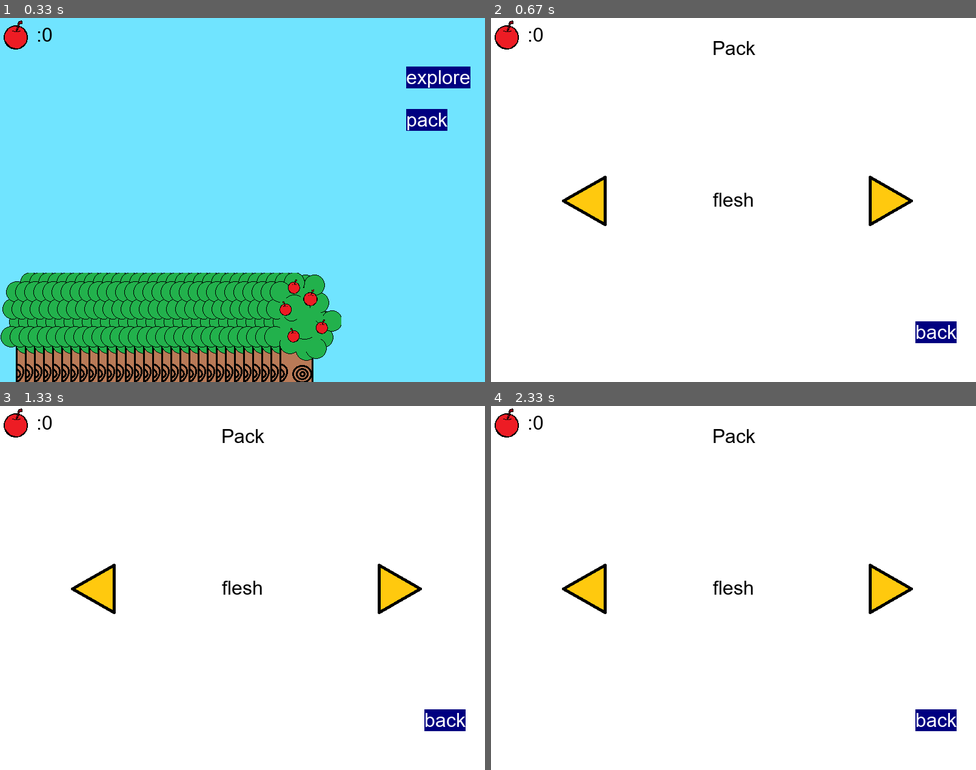
Above: before the commit, frames 1-4 (two rows, left to right).
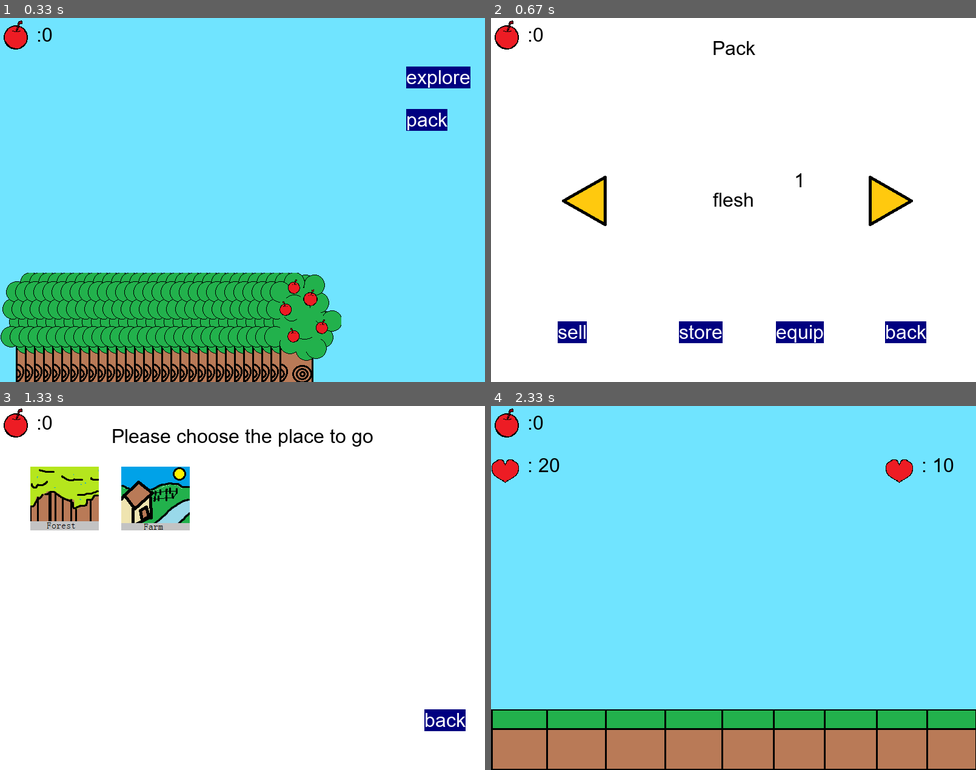
Above: after the commit, the same moments.

Repository: Cynthia7979/Small-Games
Game: pygame game, started from AppleApple!/AppleApple！.py
The game is run twice, just before and just after one commit, with the same random seed, the same clock (stepped at 60 frames per second) and the same inputs. The source is Python 2; it was converted automatically to run under Python 3.
Inputs (mouse positions are in pixels of both pictures, inside the frame that each line leads up to):
- Up to frame 1 (0.33 s): no input
- Up to frame 2 (0.67 s): click "pack" at 0.4 s
- Up to frame 3 (1.33 s): click (421, 715) at 0.73 s; click (436, 464) at 1.07 s, where only the run after the commit has a clickable "explore"
- Up to frame 4 (2.33 s): press the mouse at (912, 715) at 1.37 s; move the mouse to (728, 609) at 1.47 s; release the mouse at (549, 507) at 1.6 s

Frame 1 is identical in both runs. In frame 2, 2.0% of the frame differs, in the area x 13-96%, y 42-90%; in frame 3, 7.3%; in frame 4, 100%, in the area x 0-100%, y 0-100%.

Commit message:
updated AppleApple, updated pack system

Diff:
--- a/AppleApple!/AppleApple！.py
+++ b/AppleApple!/AppleApple！.py
@@ -11,7 +11,7 @@
 SKYBLUE = (112,228,255)
 BLACK = (0,0,0)
 CLOCK = pygame.time.Clock()
-FPS = 30
+FPS = 20
 
 class Item(object):
     def __init__(self, itemName, isMaterial, isFood, isWeapon, isCraftable, cost, recipe=()):
@@ -94,7 +94,7 @@
 better_wooden_sword = Weapon('better wooden sword', 10, 10, (wooden_sword, wooden_sword))  # and so on...
 
 # places
-placeToMobs = {'forest': (tree, tree, tree, tree, tree), 'farm': (cow, chicken, chicken, sheep)}
+placeToMobs = {'forest': (tree, tree, tree, tree, tree), 'farm': (tree, stone, tree, stone)}
 
 
 def main():
@@ -185,7 +185,7 @@
                     #currentScreen = 'main'
         elif currentScreen == 'pack': # pack viewing and managing screen
             do, back = packScreen(DISPLAYSURF,font,pack,currentItem) # to switch item or not and go back or not
-            if currentItem < len(pack)-1 and currentItem > -len(pack): # not out of range
+            if currentItem < len(pack)-1 and currentItem > -1 * (len(pack)): # not out of range
                 currentItem += do
             else:
                 currentItem = 0 # start over
@@ -226,24 +226,25 @@
             DISPLAYSURF.blit(mobBloodTextSurf,mobBloodTextRect)
             tipText = 'fighting with ' + mob.name
             mobBlood -= weaponInUse.harm
+            pygame.time.wait(500)
             playerBlood -= mob.damage
-            if playerBlood <= 0:
+            if playerBlood <= 0: # defeated
                 currentScreen = 'main'
-                playerBlood = 20
-            if mobBlood <= 0:
+                playerBlood = 0
+            if mobBlood <= 0: # this mob defeated
                 for trophie in mob.trophie:
-                    if mob.trophie in pack.keys():
-                        pack[mob.trophie] += 1
+                    if trophie in pack.keys():
+                        pack[trophie] += 1
                     else:
-                        pack[mob.trophie] = 1
+                        pack[trophie] = 1
                 del mobs[0]
-                for mob in mobs:
-                    print mob.name
-            if mobs == []:
+                #for mob in mobs:
+                    #print mob.name
+            if mobs == []: # victory
                 currentScreen = 'main'
-                playerBlood = startBlood
-            # TODO: fighting with mob and get things system
-
+            # FIXME: The blood of the mob will go under zero,
+            # FIXME: and the blood of mob won't reset, it will be negative if next fight started
+            # FIXME: The mob won't change?
 
         # draw apple bar
         DISPLAYSURF.blit(appleImg, (0, 0))
@@ -266,11 +267,13 @@
     back = False # go back to home page?
 
     DISPLAYSURF.fill(WHITE)
+
     # draw 'Pack' title
     titleSurf = font.render('Pack',True,BLACK)
     titleRect = titleSurf.get_rect()
     titleRect.center = (400,50)
     DISPLAYSURF.blit(titleSurf,titleRect)
+
     # draw arrows
     leftArrow = pygame.image.load('./left.png')
     leftRect = leftArrow.get_rect()
@@ -280,12 +283,33 @@
     rightRect.topleft = (600,250)
     DISPLAYSURF.blit(leftArrow,(100,250))
     DISPLAYSURF.blit(rightArrow,(600,250))
+
     # draw back button
-    backTextSurf = font.render('back', True, WHITE, NAVYBLUE)
-    backTextRect = backTextSurf.get_rect()
-    backButtonRect = pygame.Rect(700, 500, backTextRect.width, backTextRect.height)
-    backTextRect.topleft = (700, 500)
-    DISPLAYSURF.blit(backTextSurf, backTextRect)
+    #backTextSurf = font.render('back', True, WHITE, NAVYBLUE)
+    #backTextRect = backTextSurf.get_rect()
+    #backButtonRect = pygame.Rect(700, 500, backTextRect.width, backTextRect.height)
+    #backTextRect.topleft = (700, 500)
+    #DISPLAYSURF.blit(backTextSurf, backTextRect)\
+    backButtonRect = placeButton(DISPLAYSURF, font, 'back', 650, 500)
+
+    # draw sell button
+    #sellTextSurf = font.render('sell', True, WHITE, NAVYBLUE)
+    #sellTextRect = sellTextSurf.get_rect()
+    #sellButtonRect = pygame.Rect(420, 500, sellTextRect.width, sellTextRect.height)
+    #sellTextRect.topleft = (420, 500)
+    #DISPLAYSURF.blit(sellTextSurf, sellTextRect)
+    sellButtonRect = placeButton(DISPLAYSURF, font, 'sell', 110, 500)
+
+    # draw store button
+    #sellTextSurf = font.render('back', True, WHITE, NAVYBLUE)
+    #sellTextRect = sellTextSurf.get_rect()
+    #sellButtonRect = pygame.Rect(420, 500, storeTextRect.width, storeTextRect.height)
+    #sellTextRect.topleft = (420, 500)
+    #DISPLAYSURF.blit(storeTextSurf, storeTextRect)
+    storeButtonRect = placeButton(DISPLAYSURF, font, 'store', 310, 500)
+
+    # draw equip button
+    equipButtonRect = placeButton(DISPLAYSURF, font, 'equip', 470, 500)
 
 #    x = 50
 #    y = 100
@@ -301,6 +325,7 @@
 #            y += 100
 #            x = 50
 #        DISPLAYSURF.blit(itemSurf,itemRect)
+
     itemNames = []
     for item in pack.keys():
         itemNames.append(item.name)
@@ -315,23 +340,26 @@
         numRect.topleft = (500,250)
         itemTexts[itemName] = [itemSurf,itemRect,numSurf,numRect]
 # item surf;rect,number surf;rect
-    isurf,irect,nsurf,nrect = itemTexts[itemTexts.keys()[currentItem]] # change to current item name
+    isurf,irect,nsurf,nrect = itemTexts[itemNames[currentItem % len(itemNames)]] # change to current item name
     DISPLAYSURF.blit(isurf,irect)
+    DISPLAYSURF.blit(nsurf,nrect)
     # event handling loop
     for event in pygame.event.get():
         if event.type == MOUSEBUTTONUP:
             x,y = event.pos
+            print str(x) + str(y)
             if pygame.Rect(x,y,1,1).colliderect(leftRect):
                 do = -1
             elif pygame.Rect(x,y,1,1).colliderect(rightRect):
                 do = -1
             elif pygame.Rect(x,y,1,1).colliderect(backButtonRect):
                 back = True
+            #elif pygame.Rect(x,y,1,1)
         elif event.type == QUIT:
             pygame.quit()
             sys.exit()
     return (do,back)
-    # FIXME: if you only press left or right you may skip something...
+
 
 def readFile():
     f = open('.\UsrStat.txt')
@@ -435,5 +463,14 @@
             pygame.quit()
             sys.exit()
 
+def placeButton(surf, font, text, x, y):
+    # draw sell button
+    textButtonSurf = font.render(text, True, WHITE, NAVYBLUE)
+    textButtonRect = textButtonSurf.get_rect()
+    buttonRect = pygame.Rect(x, y, textButtonRect.width, textButtonRect.height)
+    textButtonRect.topleft = (x, y)
+    surf.blit(textButtonSurf, textButtonRect)
+    return buttonRect
+
 if __name__ == '__main__':
     main()
Binary file changed: AppleApple!/bloodIcon.png
